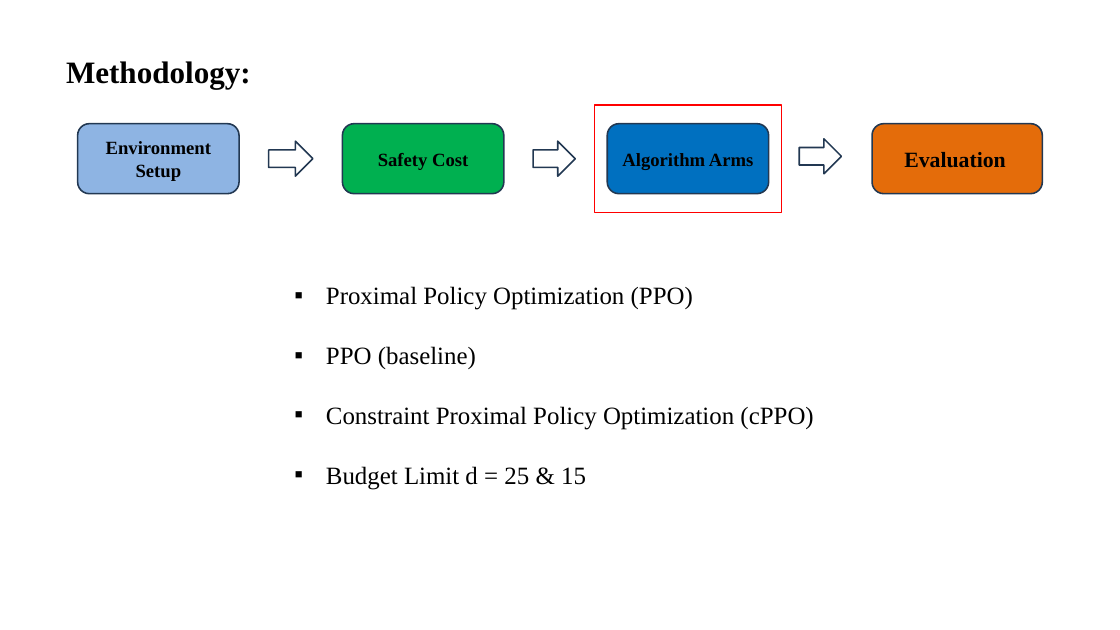
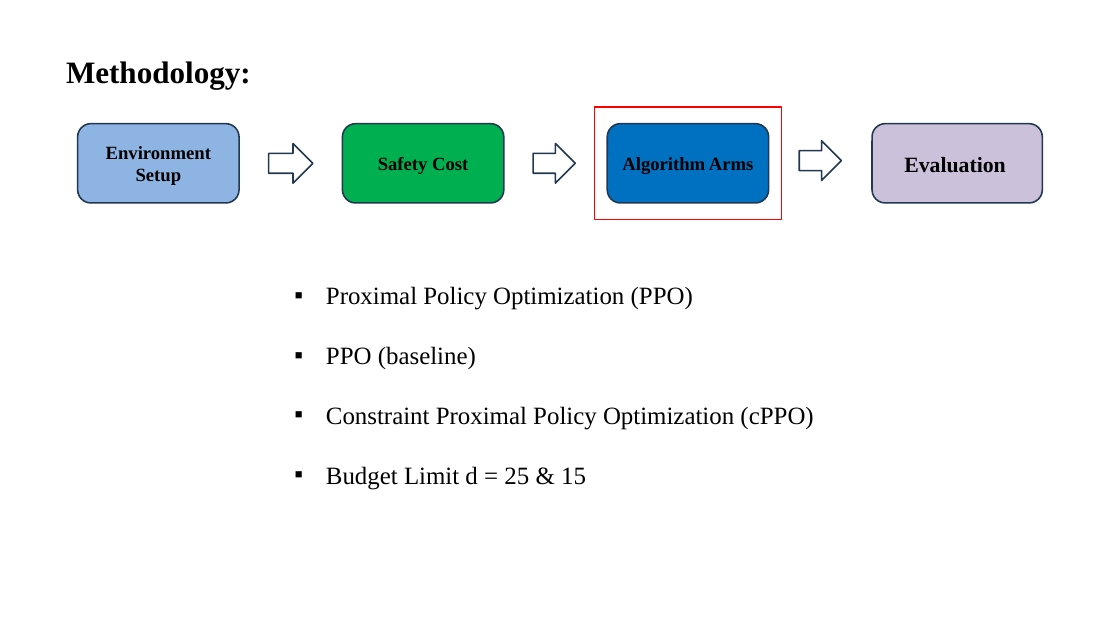
Before and after one commit to abdurRabbi23/ur5-safe-rl-thesis, a slide deck: slide 11 of Thesis_Documentation/Presentaion_slides/main_slide.pptx (slide 10 before the commit). Drawn at 1120x630 pixels with LibreOffice and Linux fonts; fonts in the diff are those of the drawing. Boxes give left, top, right and bottom in pixels: in the first picture for what was removed or moved away, otherwise in the second. Text is boxed around its words. In the diff, an @@ line names an element or a change of style, - is before the commit and + after.

```diff
--- a/Thesis_Documentation/Presentaion_slides/main_slide.pptx
+++ b/Thesis_Documentation/Presentaion_slides/main_slide.pptx
@@ rectangle resized from (x1=595, y1=105, x2=781, y2=212) to (x1=595, y1=108, x2=781, y2=220) @@
@@ rounded rectangle "Environment Setup" resized from (x1=78, y1=124, x2=239, y2=194) to (x1=78, y1=124, x2=239, y2=203) @@
@@ right arrow resized from (x1=269, y1=141, x2=313, y2=176) to (x1=269, y1=143, x2=313, y2=183) @@
@@ rounded rectangle "Safety Cost" resized from (x1=343, y1=124, x2=504, y2=194) to (x1=343, y1=124, x2=504, y2=203) @@
@@ right arrow resized from (x1=533, y1=141, x2=575, y2=176) to (x1=533, y1=143, x2=575, y2=183) @@
@@ rounded rectangle "Algorithm Arms" resized from (x1=607, y1=124, x2=768, y2=194) to (x1=607, y1=124, x2=768, y2=203) @@
@@ right arrow resized from (x1=799, y1=139, x2=841, y2=174) to (x1=799, y1=141, x2=841, y2=180) @@
@@ rounded rectangle "Evaluation" resized from (x1=872, y1=124, x2=1042, y2=194) to (x1=872, y1=124, x2=1042, y2=203) @@
@@ rounded rectangle "Evaluation" at (x1=872, y1=124, x2=1042, y2=203): fill #E46C0A to #CCC1DA @@
```
Also in this commit, not shown: 8 other slides changed, 1 other file.
